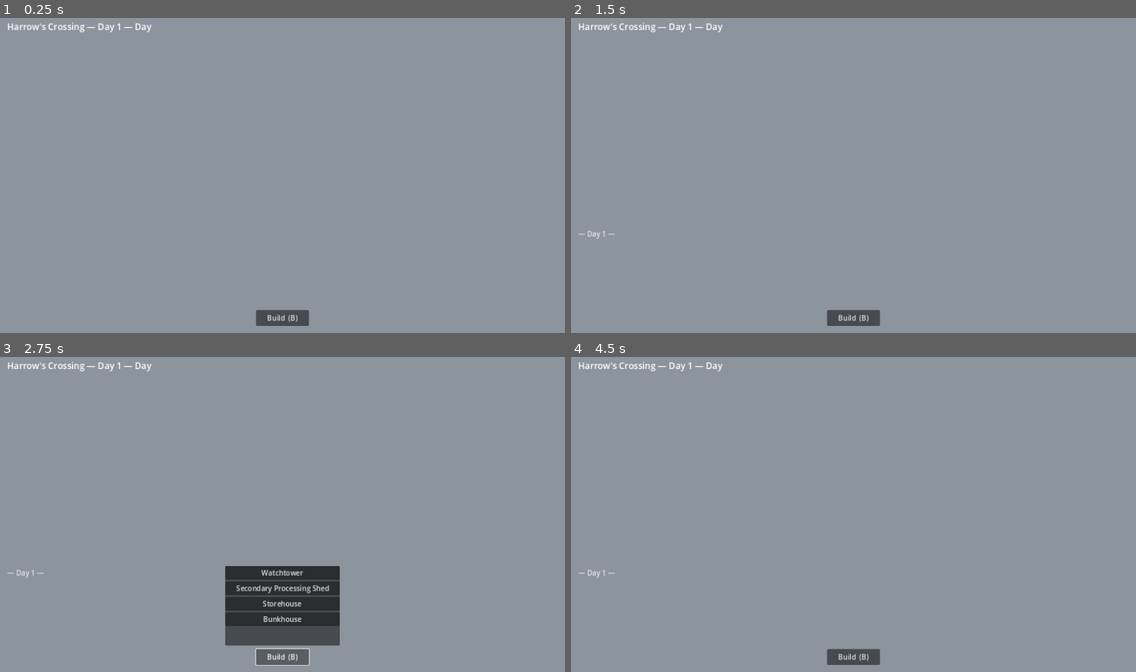
Above: before the commit, frames 1-4 (two rows, left to right).
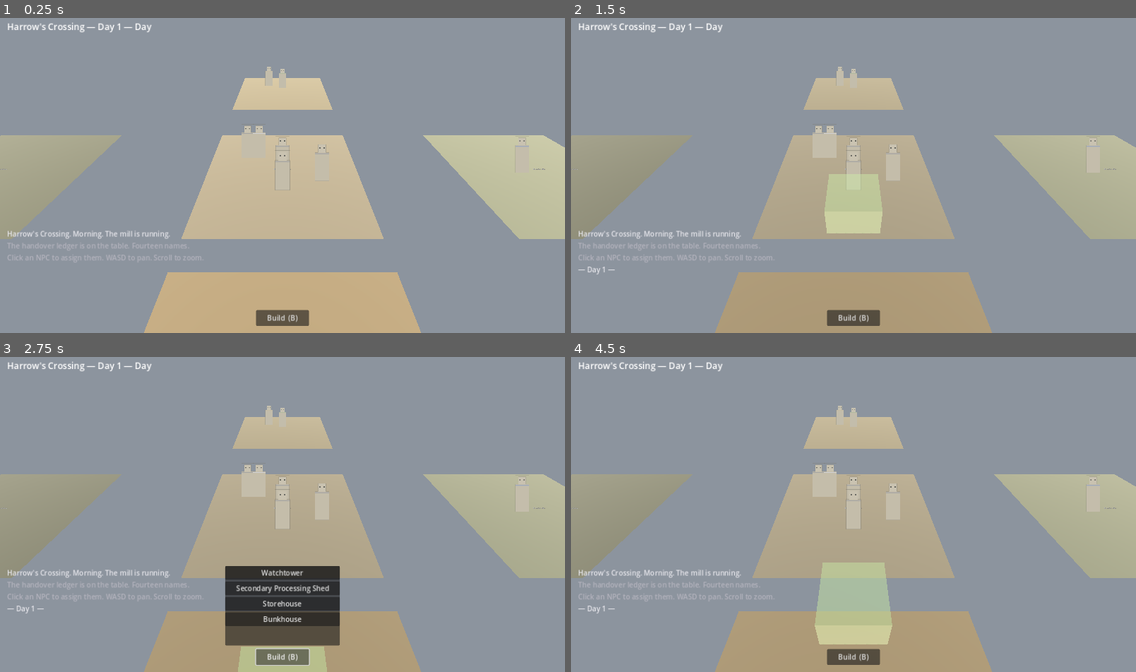
Above: after the commit, the same moments.

Repository: ccalitt/blind-hollow-township
Game: Godot game, scene res://scenes/Main.tscn
Same seed, same stepped clock (60 frames per second), same inputs: the game is played once before the commit and once after it.
Inputs:
- Up to frame 1 (0.25 s): no input
- Up to frame 2 (1.5 s): click "Build (B)" at 0.5 s; click "Watchtower" at 1.25 s
- Up to frame 3 (2.75 s): click "Build (B)" at 2 s
- Up to frame 4 (4.5 s): click "Secondary Processing Shed" at 2.75 s; click "Build (B)" at 3.5 s; click "Storehouse" at 4.25 s

The runs differ from the first frame. In frame 1, 28% of the frame differs, in the area x 0-100%, y 15-100%; in frame 2, 28%; in frame 3, 25%; in frame 4, 29%.

Commit message:
Fix camera at ground level causing grey screen
The Arm node was positioned at y=0 (ground level) so the camera sat
on the ground plane looking down into the earth. Corrected arm position
to (0, zoom*sin(pitch), zoom*cos(pitch)) so the camera is elevated and
looks down at the township from the correct angle (40° day / 45° night).

Also surface the opening instructions in the UI log — previously they
only printed to stdout (invisible in the Godot window).

Co-Authored-By: Claude Sonnet 4.6 <noreply@anthropic.com>
Claude-Session: https://claude.ai/code/session_01JKZ5yK6RnLkUFB3HsyjSnq

Diff:
--- a/godot/scenes/Township.tscn
+++ b/godot/scenes/Township.tscn
@@ -35,7 +35,7 @@
 [node name="Pivot" type="Node3D" parent="CameraRig"]
 
 [node name="Arm" type="Node3D" parent="CameraRig/Pivot"]
-transform = Transform3D(1, 0, 0, 0, 0.766, 0.643, 0, -0.643, 0.766, 0, 0, 18)
+transform = Transform3D(1, 0, 0, 0, 0.766, 0.643, 0, -0.643, 0.766, 0, 11.57, 13.79)
 
 [node name="Camera3D" type="Camera3D" parent="CameraRig/Pivot/Arm"]
 fov = 70.0
--- a/godot/scripts/ui/GameUI.gd
+++ b/godot/scripts/ui/GameUI.gd
@@ -38,6 +38,10 @@
 	_build_log()
 	_build_build_menu()
 	_build_context_panel()
+
+	_log_line("Harrow's Crossing. Morning. The mill is running.", false)
+	_log_line("The handover ledger is on the table. Fourteen names.", true)
+	_log_line("Click an NPC to assign them. WASD to pan. Scroll to zoom.", true)
 
 	EventBus.npc_selected.connect(_on_npc_selected)
 	EventBus.faction_rep_selected.connect(_on_faction_rep_selected)
--- a/godot/scripts/world/CameraRig.gd
+++ b/godot/scripts/world/CameraRig.gd
@@ -74,12 +74,16 @@
 
 
 func _apply_zoom() -> void:
-	_arm.position = Vector3(0, 0, _zoom)
+	# Elevate the camera based on current pitch so it looks down at the scene.
+	var p := deg_to_rad(_target_pitch)
+	_arm.position = Vector3(0, _zoom * sin(p), _zoom * cos(p))
 
 
 func _apply_pitch(deg: float) -> void:
-	# Arm tilts down toward the township; camera looks back along the arm.
 	_arm.rotation.x = -deg_to_rad(deg)
+	# Keep camera at correct elevation for the current pitch + zoom.
+	var p := deg_to_rad(deg)
+	_arm.position = Vector3(0, _zoom * sin(p), _zoom * cos(p))
 
 
 func _on_phase_changed(new_phase: int, _day: int) -> void:
